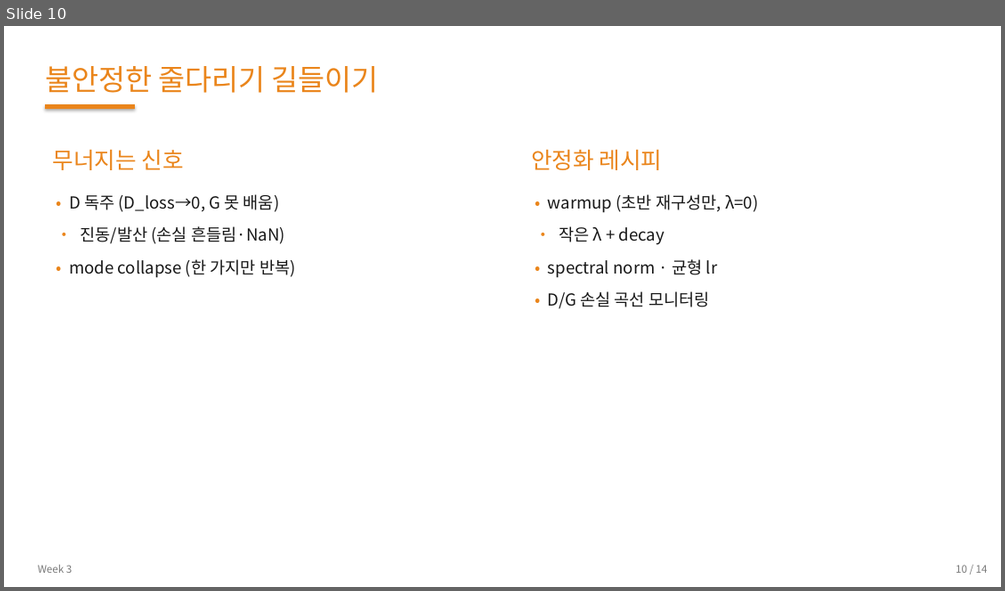
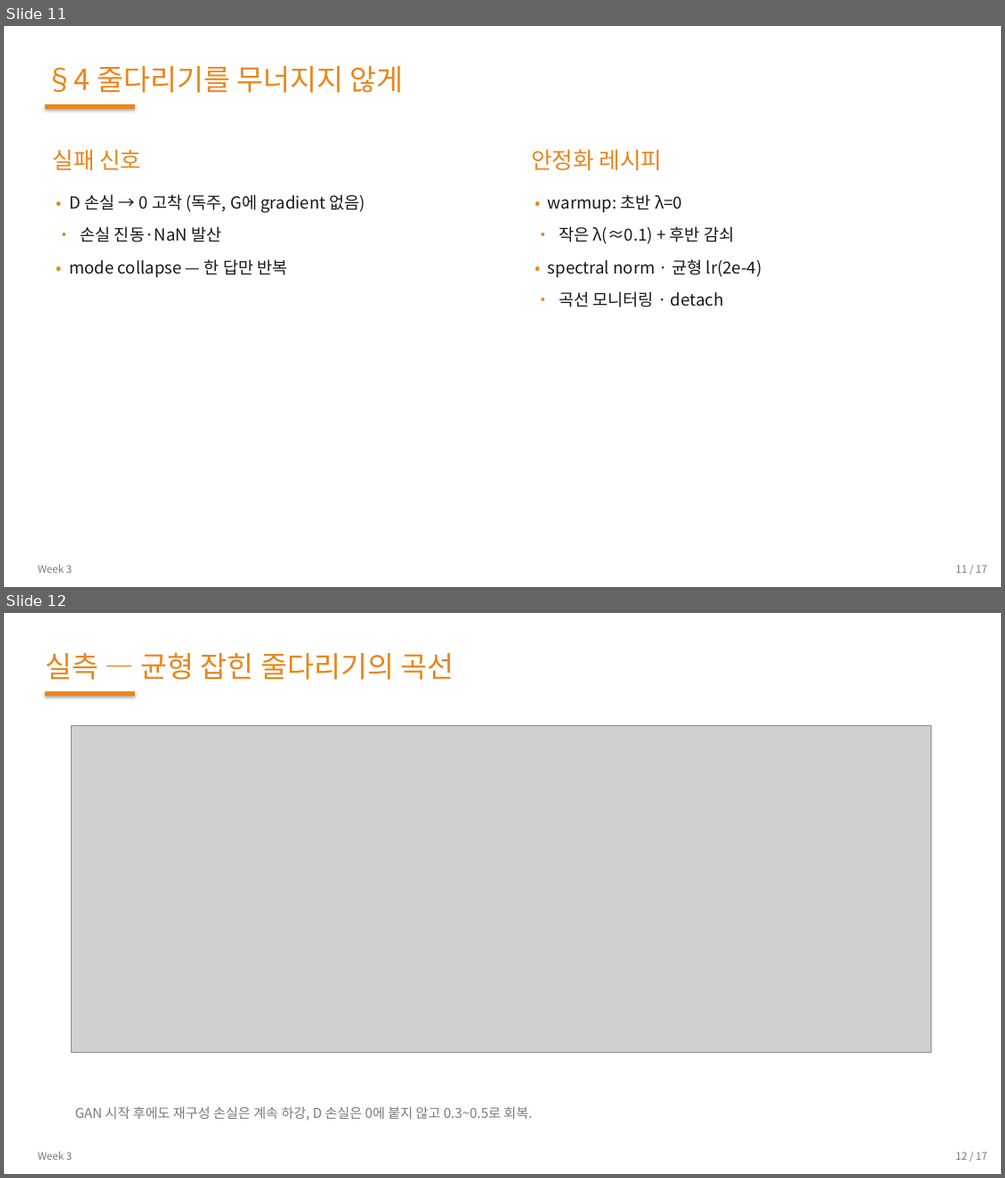
Before and after one commit to 01willy/Digital_rock_DL_Education, a slide deck: web/downloads/shared/w3/W3.pptx. Shown one above the other, each under a label of ours: slide 10 before the commit, slides 11 and 12 after it. The pictures are 1005x591 and 1005x1178 pixels, drawn with LibreOffice and Linux fonts; fonts in the diff are those of the drawing; grey boxes stand for pictures. Boxes give left, top, right and bottom in pixels: in the first picture for what was removed or moved away, otherwise in the second. Text is boxed around its words. In the diff, an @@ line names an element or a change of style, - is before the commit and + after.

```diff
--- a/web/downloads/shared/w3/W3.pptx
+++ b/web/downloads/shared/w3/W3.pptx
@@ slide 12 added at bbox=[4, 613, 1001, 1174], background #FFFFFF @@
@@ text added at bbox=[45, 652, 453, 680], 28 pt, text #EA851B @@
+실측 — 균형 잡힌 줄다리기의 곡선
@@ rectangle added at bbox=[45, 691, 135, 696], fill #EA851B @@
@@ picture added at bbox=[72, 725, 931, 1053] @@
@@ text added at bbox=[75, 1106, 532, 1120], 13 pt, text #7A7A7A @@
+GAN 시작 후에도 재구성 손실은 계속 하강, D 손실은 0에 붙지 않고 0.3~0.5로 회복.
@@ text added at bbox=[38, 1151, 72, 1159], 10 pt, text #7A7A7A @@
+Week 3
@@ text added at bbox=[955, 1151, 987, 1159], 10 pt, text #7A7A7A @@
+12 / 17
@@ what was slide 10 is now slide 11 @@
@@ slide 11 changed as well @@
@@ text at bbox=[45, 66, 404, 93]: text changed @@
-불안정한 줄다리기 길들이기
+§4 줄다리기를 무너지지 않게
@@ text at bbox=[53, 149, 141, 170]: text changed @@
-무너지는 신호
+실패 신호
@@ text at bbox=[69, 194, 366, 278]: text changed @@
-• D 독주 (D_loss→0, G 못 배움)
-• 진동/발산 (손실 흔들림·NaN)
-• mode collapse (한 가지만 반복)
+• D 손실 → 0 고착 (독주, G에 gradient 없음)
+• 손실 진동·NaN 발산
+• mode collapse — 한 답만 반복
@@ text at bbox=[548, 194, 762, 307]: text changed @@
-• warmup (초반 재구성만, λ=0)
-• 작은 λ + decay
-• spectral norm · 균형 lr
-• D/G 손실 곡선 모니터링
+• warmup: 초반 λ=0
+• 작은 λ(≈0.1) + 후반 감쇠
+• spectral norm · 균형 lr(2e-4)
+• 곡선 모니터링 · detach
@@ text at bbox=[955, 564, 987, 572]: text changed @@
-10 / 14
+11 / 17
```
Also in this commit, not shown: 4 other slides changed, 11 other slides added, 9 slides removed, 14 other files.
